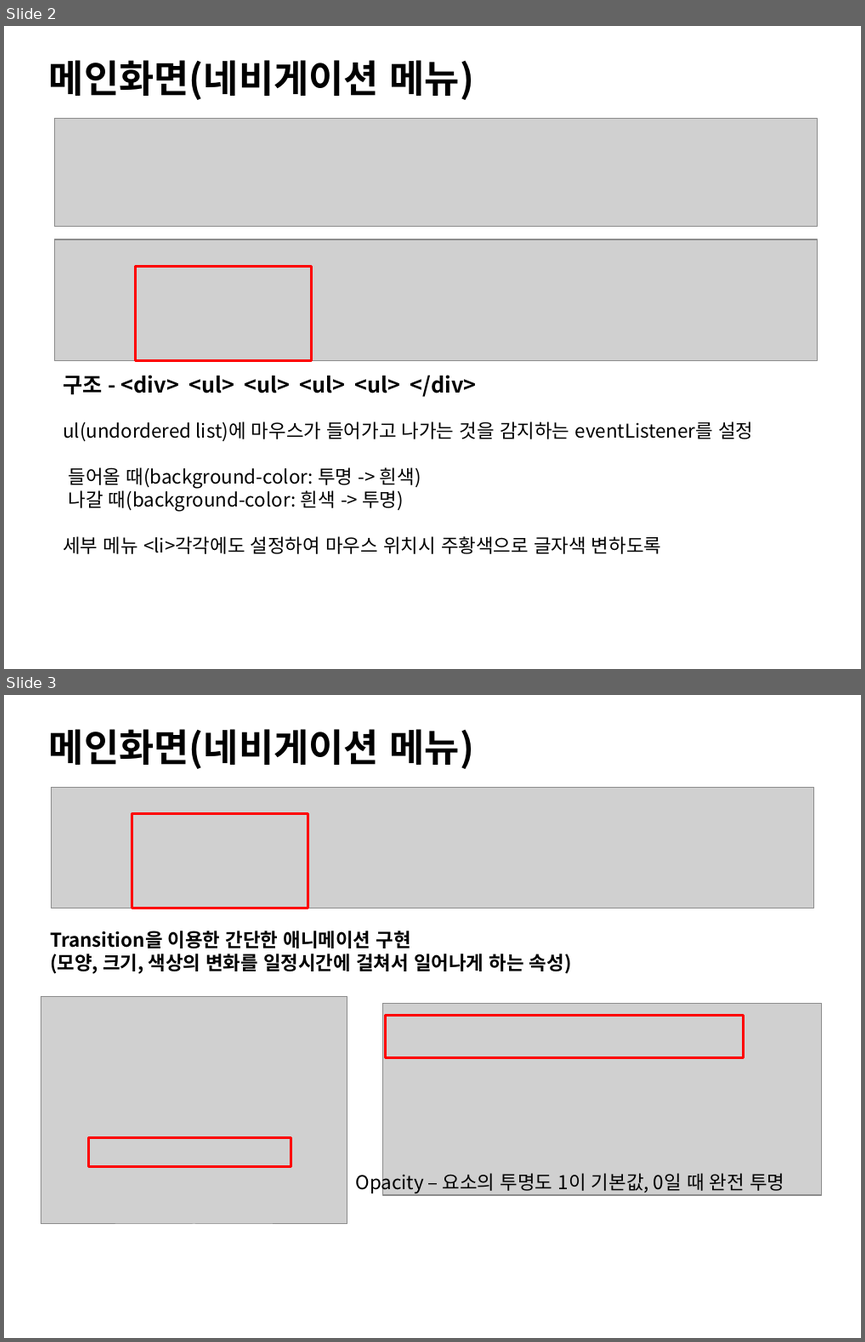
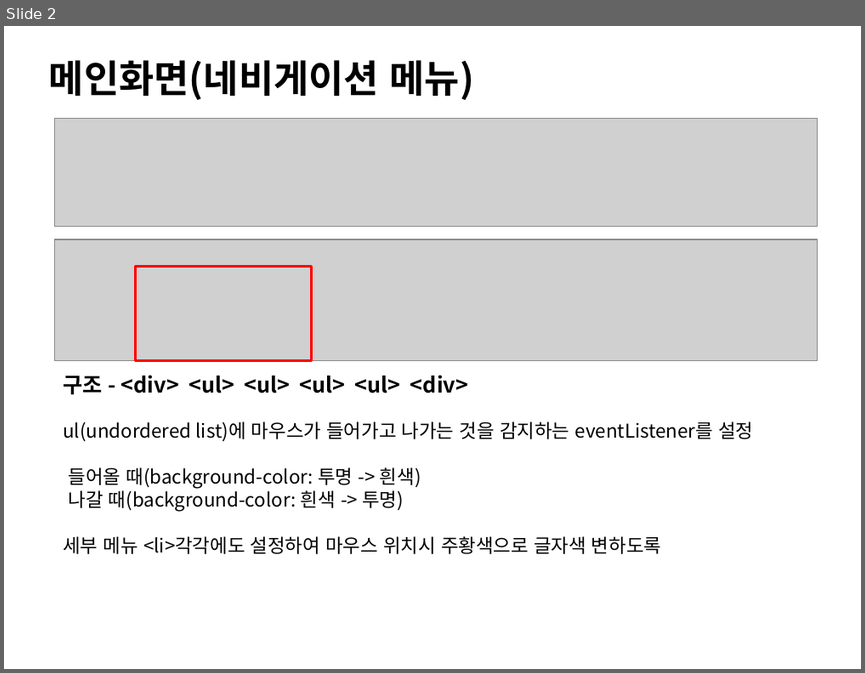
Before and after one commit to ezenteam2/TripMate, a slide deck: gr2_lhj/메인화면_일반회원 관리.pptx. Shown one above the other, each under a label of ours: slides 2 and 3 before the commit, slide 2 after it. The pictures are 865x1342 and 865x673 pixels, drawn with LibreOffice and Linux fonts; fonts in the diff are those of the drawing; grey boxes stand for pictures. Boxes give left, top, right and bottom in pixels: in the first picture for what was removed or moved away, otherwise in the second. Text is boxed around its words. In the diff, an @@ line names an element or a change of style, - is before the commit and + after.

```diff
--- a/gr2_lhj/메인화면_일반회원 관리.pptx
+++ b/gr2_lhj/메인화면_일반회원 관리.pptx
@@ slide 3 removed at (x1=4, y1=695, x2=861, y2=1338), background #FFFFFF @@
@@ text removed at (x1=49, y1=729, x2=475, y2=769) @@
-메인화면(네비게이션 메뉴)
@@ picture removed at (x1=51, y1=787, x2=814, y2=908) @@
@@ rectangle removed at (x1=132, y1=814, x2=308, y2=908) @@
@@ text removed at (x1=50, y1=930, x2=572, y2=974) @@
-Transition을 이용한 간단한 애니메이션 구현
-(모양, 크기, 색상의 변화를 일정시간에 걸쳐서 일어나게 하는 속성)
@@ picture removed at (x1=41, y1=996, x2=347, y2=1224) @@
@@ picture removed at (x1=383, y1=1003, x2=822, y2=1195) @@
@@ rectangle removed at (x1=386, y1=1015, x2=743, y2=1057) @@
@@ rectangle removed at (x1=88, y1=1138, x2=290, y2=1166) @@
@@ text removed at (x1=356, y1=1170, x2=784, y2=1194) @@
-Opacity – 요소의 투명도 1이 기본값, 0일 때 완전 투명
@@ slide 2 changed as well @@
@@ text at (x1=63, y1=374, x2=468, y2=395): text changed @@
-구조 - <div> <ul> <ul> <ul> <ul> </div>
+구조 - <div> <ul> <ul> <ul> <ul> <div>
```
Also in this commit, not shown: 1 other slide changed, 1 slide added, 2 other slides removed, 17 other files.
